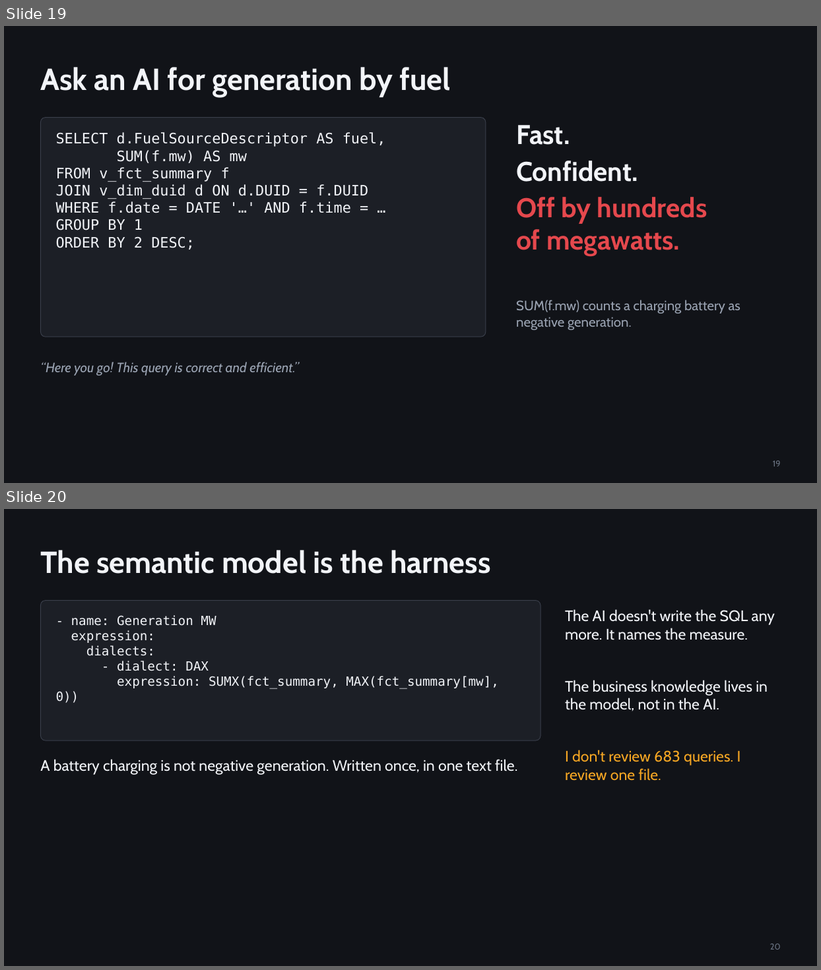
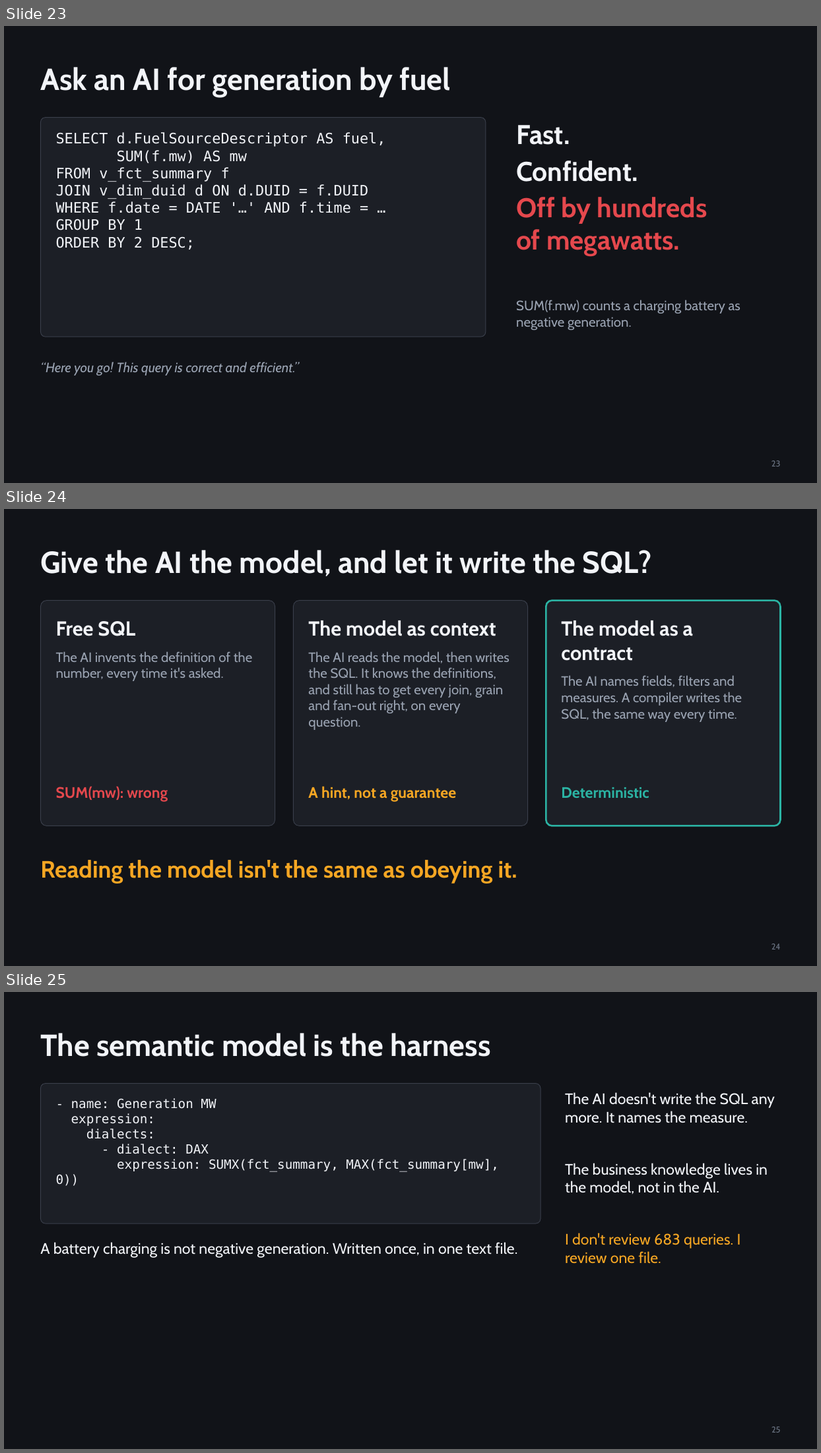
Before and after one commit to djouallah/presentations, a slide deck: analytics-as-code/analytics-as-code.pptx. Shown one above the other, each under a label of ours: slides 19 and 20 before the commit, slides 23, 24 and 25 after it. The pictures are 821x970 and 821x1453 pixels, drawn with LibreOffice and Linux fonts; fonts in the diff are those of the drawing. Boxes give left, top, right and bottom in pixels: in the first picture for what was removed or moved away, otherwise in the second. Text is boxed around its words. In the diff, an @@ line names an element or a change of style, - is before the commit and + after.

```diff
--- a/analytics-as-code/analytics-as-code.pptx
+++ b/analytics-as-code/analytics-as-code.pptx
@@ slide 24 added at (x1=4, y1=509, x2=817, y2=966), background #111318 @@
@@ title added at (x1=40, y1=550, x2=652, y2=576), 36 pt, text #F2F4F8, bold @@
+Give the AI the model, and let it write the SQL?
@@ rounded rectangle added at (x1=40, y1=601, x2=275, y2=826), fill #1C1F26, outline #3A3F4B 0.75 pt @@
@@ rounded rectangle added at (x1=293, y1=601, x2=527, y2=826), fill #1C1F26, outline #3A3F4B 0.75 pt @@
@@ rounded rectangle added at (x1=547, y1=601, x2=781, y2=826), fill #1C1F26, outline #2BB3A3 2 pt @@
@@ text added at (x1=56, y1=621, x2=252, y2=681), 16 pt, text #9AA3B2 @@
+Free SQL
+The AI invents the definition of the number, every time it's asked.
@@ text added at (x1=308, y1=621, x2=510, y2=730), 16 pt, text #9AA3B2 @@
+The model as context
+The AI reads the model, then writes the SQL. It knows the definitions, and still has to get every join, grain and fan-out right, on every question.
@@ text added at (x1=561, y1=621, x2=742, y2=722), 16 pt, text #9AA3B2 @@
+The model as a contract
+The AI names fields, filters and measures. A compiler writes the SQL, the same way every time.
@@ text added at (x1=56, y1=786, x2=168, y2=802), 18 pt, text #E5484D, bold @@
+SUM(mw): wrong
@@ text added at (x1=308, y1=786, x2=456, y2=802), 18 pt, text #F5A623, bold @@
+A hint, not a guarantee
@@ text added at (x1=561, y1=788, x2=649, y2=798), 18 pt, text #2BB3A3, bold @@
+Deterministic
@@ text added at (x1=40, y1=860, x2=517, y2=884), 28 pt, text #F5A623, bold @@
+Reading the model isn't the same as obeying it.
@@ page number added at (x1=772, y1=944, x2=781, y2=950), 10 pt, text #6B7483 @@
+24
@@ what was slide 19 is now slide 23 @@
@@ page number at (x1=772, y1=461, x2=781, y2=467): text changed @@
-19
+23
@@ what was slide 20 is now slide 25 @@
@@ page number at (x1=772, y1=1427, x2=781, y2=1433): text changed @@
-20
+25
```
Also in this commit, not shown: 4 other slides added, 7 other files.
